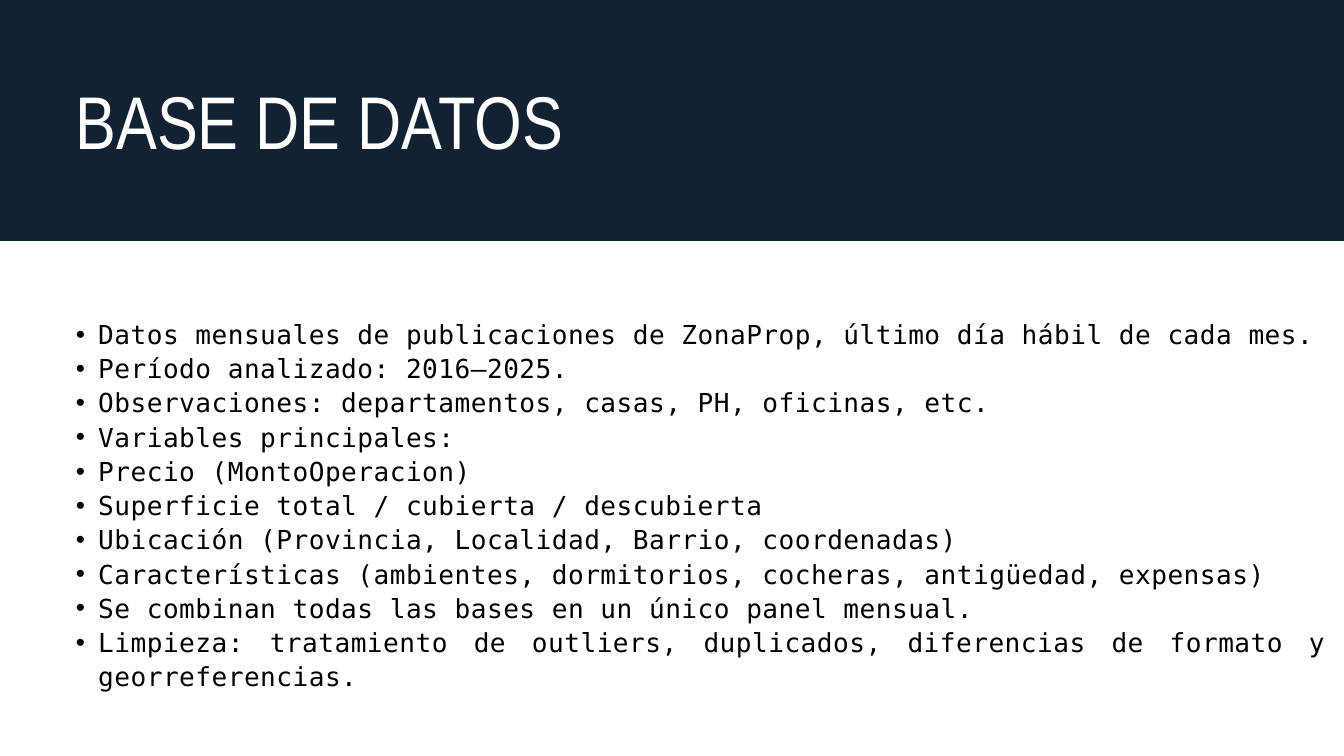
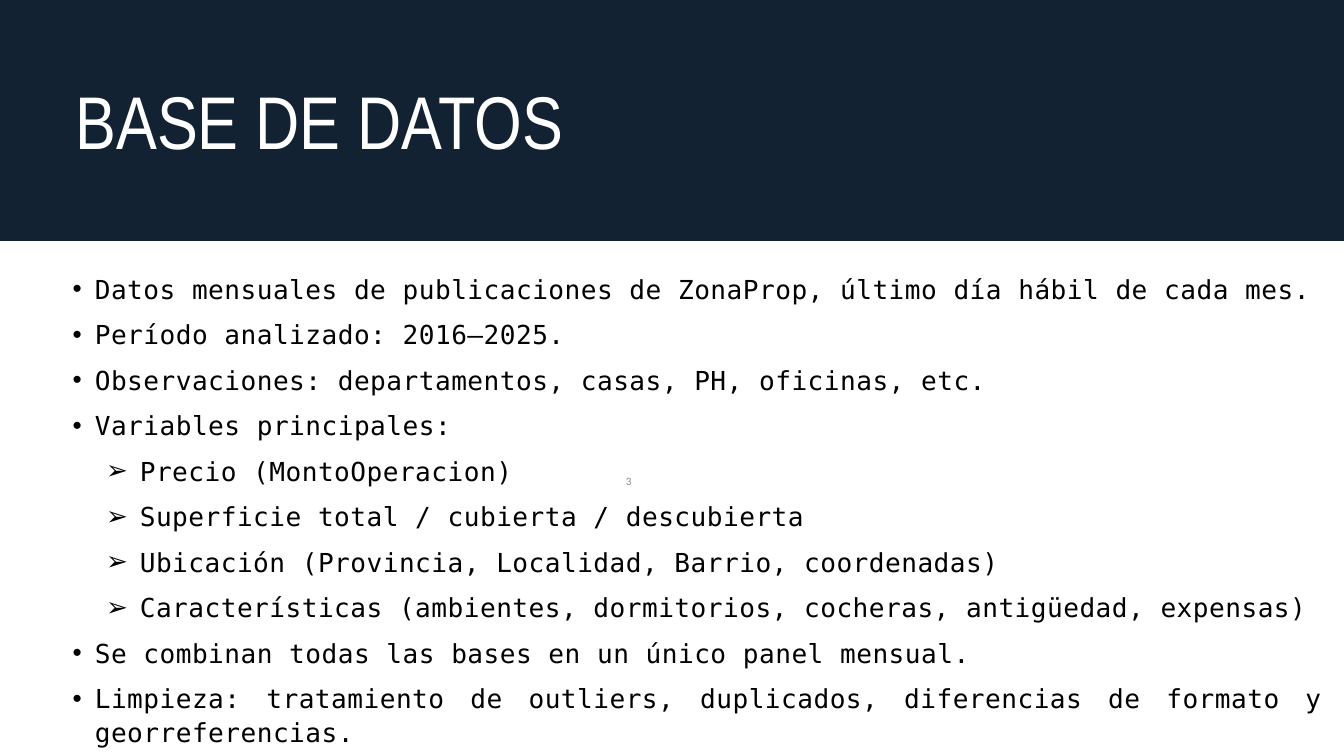
Before and after one commit to alvarezmartin2411-debug/Big-Data-UBA--Grupo-2, a slide deck: slide 3 of Proyecto Final/Entrega final - Proyecto final Grupo 2 - Taller de Programación.pptx (slide 4 before the commit). Drawn at 1344x756 pixels with LibreOffice and Linux fonts; fonts in the diff are those of the drawing. Boxes give left, top, right and bottom in pixels: in the first picture for what was removed or moved away, otherwise in the second. Text is boxed around its words. In the diff, an @@ line names an element or a change of style, - is before the commit and + after.

```diff
--- a/Proyecto Final/Entrega final - Proyecto final Grupo 2 - Taller de Programación.pptx
+++ b/Proyecto Final/Entrega final - Proyecto final Grupo 2 - Taller de Programación.pptx
@@ text "Datos mensuales de publicaciones de ...": place and size @@
-text "Datos mensuales de publicaciones de ..." at [98, 323, 1325, 692]
+text "Datos mensuales de publicaciones de ..." at [95, 278, 1321, 713]
@@ text "Datos mensuales de publicaciones de ..." at [95, 278, 1321, 713]: more space between paragraphs; bullet • to ➢; list level 2 to 3 in "Precio (MontoOperacion)"; list level 2 to 3 in "Superficie total / cubierta / ..."; list level 2 to 3 in "Ubicación (Provincia, Localidad, Barrio, coordenadas)"; list level 2 to 3 in "Características (ambientes, dormitorios, cocheras, antigüeda ..." @@
@@ page number added at [626, 478, 632, 485], 12 pt, text #8C8C8C @@
+3
```
Also in this commit, not shown: 4 other slides changed, 1 slide removed.
